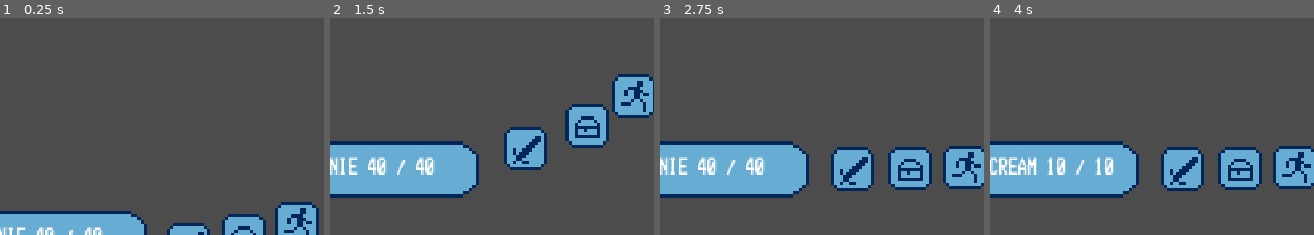
Above: before the commit, frames 1-4 (left to right).
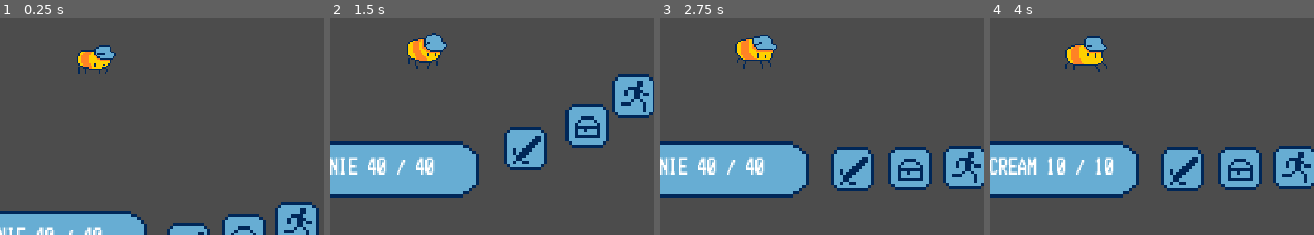
Above: after the commit, the same moments.

Repository: etherware-novice/slime-godot-game
Game: Godot game, scene res://Main.tscn
Same seed, same stepped clock (60 frames per second), same inputs: the game is played once before the commit and once after it.
Inputs:
- Up to frame 1 (0.25 s): no input
- Up to frame 2 (1.5 s): tap Enter (ui_accept) at 0.5, 0.77 s; hold Right (ui_right) 0.53-1.28 s; hold Left (ui_left) from 1.28 s (still down)
- Up to frame 3 (2.75 s): tap Enter (ui_accept) at 1.52 s; release Left (ui_left) at 2.03 s; hold Right (ui_right) from 2.03 s (still down)
- Up to frame 4 (4 s): tap Enter (ui_accept) at 3.02, 3.77 s; release Right (ui_right) at 3.53 s; hold Left (ui_left) from 3.53 s (still down)
The pictures show only the part of the screen within x 8-58%, y 50-100%; the shares and areas given below are measured in that part.

The runs differ from the first frame. In frame 1, 1.1% of the frame differs, in the area x 23-36%, y 12-26%; in frame 2, 1.3%; in frame 3, 1.3%; in frame 4, 1.4%, in the area x 23-37%, y 8-25%.

Commit message:
fixed up hp bar overlay issue by rewriting all of the hp bar code

Diff:
--- a/HUD.gd
+++ b/HUD.gd
@@ -5,7 +5,8 @@
 # var a = 2
 # var b = "text"
 
-var damage_num = load("res://damagenum.tscn")
+var damage_num = preload("res://damagenum.tscn")
+
 
 
 # Called when the node enters the scene tree for the first time.
@@ -32,23 +33,6 @@
 	pass # Replace with function body.
 
 
-func calculate_hp_bar(hp, maxhp, pos, delay = null):
-	var percent = min((float(hp) / float(maxhp) * 20), 19)
-	var sections = round(percent)
-
-
-	var newbar = $e_hpbar.duplicate(0)
-	newbar.visible = true
-	newbar.frame = int(sections)
-	newbar.position = pos + Vector2(0, 50)
-	newbar.show()
-	add_child(newbar)
-	if delay:
-		yield(get_tree().create_timer(delay), "timeout")
-		newbar.queue_free()
-	else:
-		return newbar
-
 func game_over(text):
 	$transition.visible = true
 	if text:
--- a/HUD.tscn
+++ b/HUD.tscn
@@ -1,98 +1,9 @@
-[gd_scene load_steps=32 format=2]
+[gd_scene load_steps=10 format=2]
 
-[ext_resource path="res://art/hp.png" type="Texture" id=1]
 [ext_resource path="res://HUD.gd" type="Script" id=2]
 [ext_resource path="res://transition.gdshader" type="Shader" id=3]
 [ext_resource path="res://shaders/wipeup.png" type="Texture" id=4]
 [ext_resource path="res://PlayerHP.tscn" type="PackedScene" id=5]
-
-[sub_resource type="AtlasTexture" id=1]
-atlas = ExtResource( 1 )
-region = Rect2( 608, 0, 32, 32 )
-
-[sub_resource type="AtlasTexture" id=2]
-atlas = ExtResource( 1 )
-region = Rect2( 576, 0, 32, 32 )
-
-[sub_resource type="AtlasTexture" id=3]
-atlas = ExtResource( 1 )
-region = Rect2( 544, 0, 32, 32 )
-
-[sub_resource type="AtlasTexture" id=4]
-atlas = ExtResource( 1 )
-region = Rect2( 512, 0, 32, 32 )
-
-[sub_resource type="AtlasTexture" id=5]
-atlas = ExtResource( 1 )
-region = Rect2( 480, 0, 32, 32 )
-
-[sub_resource type="AtlasTexture" id=6]
-atlas = ExtResource( 1 )
-region = Rect2( 448, 0, 32, 32 )
-
-[sub_resource type="AtlasTexture" id=7]
-atlas = ExtResource( 1 )
-region = Rect2( 416, 0, 32, 32 )
-
-[sub_resource type="AtlasTexture" id=8]
-atlas = ExtResource( 1 )
-region = Rect2( 384, 0, 32, 32 )
-
-[sub_resource type="AtlasTexture" id=9]
-atlas = ExtResource( 1 )
-region = Rect2( 352, 0, 32, 32 )
-
-[sub_resource type="AtlasTexture" id=10]
-atlas = ExtResource( 1 )
-region = Rect2( 320, 0, 32, 32 )
-
-[sub_resource type="AtlasTexture" id=11]
-atlas = ExtResource( 1 )
-region = Rect2( 288, 0, 32, 32 )
-
-[sub_resource type="AtlasTexture" id=12]
-atlas = ExtResource( 1 )
-region = Rect2( 256, 0, 32, 32 )
-
-[sub_resource type="AtlasTexture" id=13]
-atlas = ExtResource( 1 )
-region = Rect2( 224, 0, 32, 32 )
-
-[sub_resource type="AtlasTexture" id=14]
-atlas = ExtResource( 1 )
-region = Rect2( 192, 0, 32, 32 )
-
-[sub_resource type="AtlasTexture" id=15]
-atlas = ExtResource( 1 )
-region = Rect2( 160, 0, 32, 32 )
-
-[sub_resource type="AtlasTexture" id=16]
-atlas = ExtResource( 1 )
-region = Rect2( 128, 0, 32, 32 )
-
-[sub_resource type="AtlasTexture" id=17]
-atlas = ExtResource( 1 )
-region = Rect2( 96, 0, 32, 32 )
-
-[sub_resource type="AtlasTexture" id=18]
-atlas = ExtResource( 1 )
-region = Rect2( 64, 0, 32, 32 )
-
-[sub_resource type="AtlasTexture" id=19]
-atlas = ExtResource( 1 )
-region = Rect2( 32, 0, 32, 32 )
-
-[sub_resource type="AtlasTexture" id=20]
-atlas = ExtResource( 1 )
-region = Rect2( 0, 0, 32, 32 )
-
-[sub_resource type="SpriteFrames" id=21]
-animations = [ {
-"frames": [ SubResource( 1 ), SubResource( 2 ), SubResource( 3 ), SubResource( 4 ), SubResource( 5 ), SubResource( 6 ), SubResource( 7 ), SubResource( 8 ), SubResource( 9 ), SubResource( 10 ), SubResource( 11 ), SubResource( 12 ), SubResource( 13 ), SubResource( 14 ), SubResource( 15 ), SubResource( 16 ), SubResource( 17 ), SubResource( 18 ), SubResource( 19 ), SubResource( 20 ) ],
-"loop": true,
-"name": "default",
-"speed": 5.0
-} ]
 
 [sub_resource type="ShaderMaterial" id=23]
 shader = ExtResource( 3 )
@@ -214,12 +125,6 @@
 [node name="HUD" type="CanvasLayer"]
 script = ExtResource( 2 )
 
-[node name="e_hpbar" type="AnimatedSprite" parent="."]
-visible = false
-scale = Vector2( 2, 2 )
-frames = SubResource( 21 )
-frame = 2
-
 [node name="despawn" type="Timer" parent="."]
 wait_time = 3.0
 one_shot = true
--- a/Main.gd
+++ b/Main.gd
@@ -14,7 +14,7 @@
 func _ready():
 	$BattleCam.make_current()
 	battle_id_lookup = load("res://battle_id.gd").new()
-	set_up_senario([0], 2)
+	set_up_senario([0, 1], 2)
 
 
 func set_up_senario(party, enemy_id):
--- a/PlayerHP.gd
+++ b/PlayerHP.gd
@@ -14,8 +14,6 @@
 var next_input
 var in_sub = null
 
-
-var menu_temp = []
 
 
 func _ready():
@@ -57,9 +55,8 @@
 func top_menu():
 	if player_inst:
 		update_text(player_inst.health_display_format())
-	for x in menu_temp:
-		x.queue_free()
-	menu_temp.clear()
+	for x in get_tree().get_nodes_in_group("enemies"):
+		x.clear_hp_bar()
 
 	in_sub = null
 	selections = default_selections
@@ -130,5 +127,5 @@
 func set_target_enemies():
 	selections = get_tree().get_nodes_in_group("enemies").duplicate()  # get list of enemies
 	for x in selections:
-		menu_temp.append(x.display_hp_bar(null))
+		x.display_hp_bar()
 	interpret_preview()
--- a/character.gd
+++ b/character.gd
@@ -13,6 +13,8 @@
 var active = true
 
 var cached_damage_bar
+
+
 
 # Called when the node enters the scene tree for the first time.
 func _ready():
@@ -51,8 +53,6 @@
 	$AnimatedSprite.animation = "idle"
 
 
-func display_hp_bar(delay = null):
-	return get_node("%HUD").calculate_hp_bar(hp, maxhp, get_global_transform_with_canvas().get_origin(), delay)
 
 
 func on_death():
--- a/enemies.gd
+++ b/enemies.gd
@@ -1,10 +1,16 @@
 extends "res://character.gd"
+
+var hpbar = preload("res://hpbar.tscn")
+var cached_hpbar
 
 func _ready():
 	add_to_group("enemies")
 	print("added to enemies")
 	._ready()
 
+func _do_attack():
+	display_hp_bar()
+	._do_attack()
 
 func _sub_hp(damage):
 	._sub_hp(damage)
@@ -19,3 +25,27 @@
 	$AnimatedSprite.animation = "deathhold"
 	yield(get_tree().create_timer(5.0), "timeout")
 	queue_free()
+
+
+
+func display_hp_bar(timeout = null):
+	if cached_hpbar:
+		clear_hp_bar()
+	cached_hpbar = hpbar.instance()
+	add_child(cached_hpbar)
+	#get_global_transform_with_canvas().get_origin()
+	cached_hpbar.calculate_hp_bar(hp, maxhp, Vector2(0,0))
+	if timeout:
+		var temp = cached_hpbar
+		yield(get_tree().create_timer(timeout), "timeout")
+		clear_hp_bar(temp)
+	else:
+		return cached_hpbar
+
+# so external nodes can still clear it
+func clear_hp_bar(prev_bar = null):
+	if is_instance_valid(cached_hpbar):
+		if prev_bar:
+			if prev_bar != cached_hpbar:
+				return
+		cached_hpbar.queue_free()
